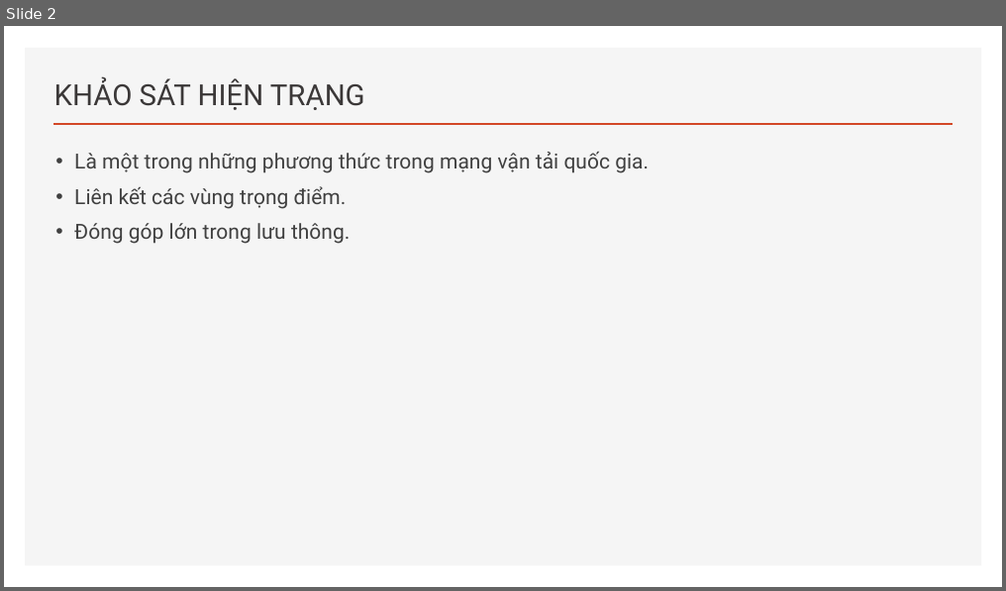
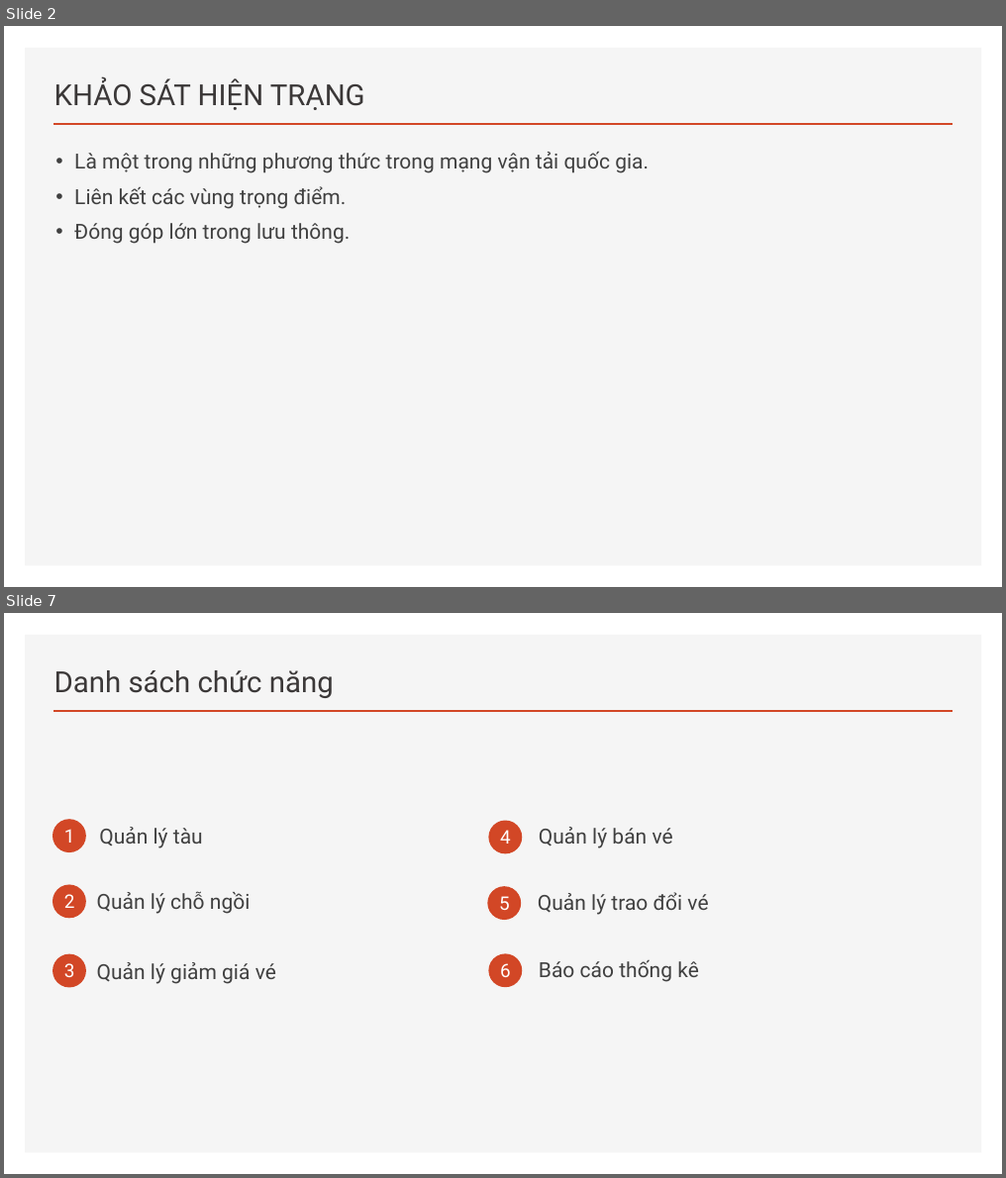
Before and after one commit to hiepatk99/CSDL_PT, a slide deck: 1-BC1-P8.pptx. Shown one above the other, each under a label of ours: slide 2 before the commit, slides 2 and 7 after it; the slides between them are not shown. The pictures are 1006x591 and 1006x1178 pixels, drawn with LibreOffice and Linux fonts; fonts in the diff are those of the drawing. Boxes give left, top, right and bottom in pixels: in the first picture for what was removed or moved away, otherwise in the second. Text is boxed around its words. In the diff, an @@ line names an element or a change of style, - is before the commit and + after.

```diff
--- a/1-BC1-P8.pptx
+++ b/1-BC1-P8.pptx
@@ slide 7 added at [4, 613, 1002, 1174], background #FFFFFF; not listed: 2 template elements that a slide beside it also shows @@
@@ title added at [54, 670, 334, 698], 28 pt, text #3B3838 @@
+Danh sách chức năng
@@ ellipse added at [53, 819, 86, 853], fill #D24726 @@
@@ ellipse added at [488, 820, 522, 854], fill #D24726 @@
@@ text added at [64, 829, 75, 843], 18 pt, text #FFFFFF @@
+1
@@ text added at [99, 827, 203, 849], 20 pt, text #404040 @@
+Quản lý tàu
@@ text added at [500, 830, 511, 844], 18 pt, text #FFFFFF @@
+4
@@ text added at [539, 827, 673, 849], 20 pt, text #404040 @@
+Quản lý bán vé
@@ ellipse added at [53, 884, 86, 919], fill #D24726 @@
@@ text added at [64, 894, 75, 908], 18 pt, text #FFFFFF @@
+2
@@ text added at [97, 891, 250, 914], 20 pt, text #404040 @@
+Quản lý chỗ ngồi
@@ ellipse added at [487, 886, 522, 920], fill #D24726 @@
@@ text added at [499, 896, 510, 910], 18 pt, text #FFFFFF @@
+5
@@ text added at [538, 892, 708, 915], 20 pt, text #404040 @@
+Quản lý trao đổi vé
@@ ellipse added at [53, 955, 86, 988], fill #D24726 @@
@@ text added at [64, 963, 75, 977], 18 pt, text #FFFFFF @@
+3
@@ text added at [97, 962, 276, 984], 20 pt, text #404040 @@
+Quản lý giảm giá vé
@@ ellipse added at [488, 955, 522, 988], fill #D24726 @@
@@ text added at [500, 963, 511, 977], 18 pt, text #FFFFFF @@
+6
@@ text added at [539, 960, 699, 982], 20 pt, text #404040 @@
+Báo cáo thống kê
```
Also in this commit, not shown: 5 slides changed, 8 other slides added, 3 slides removed.
